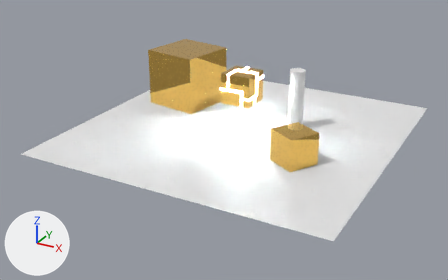
One commit to the Blender file Assets/scene1.blend: the scene before it, then after it.
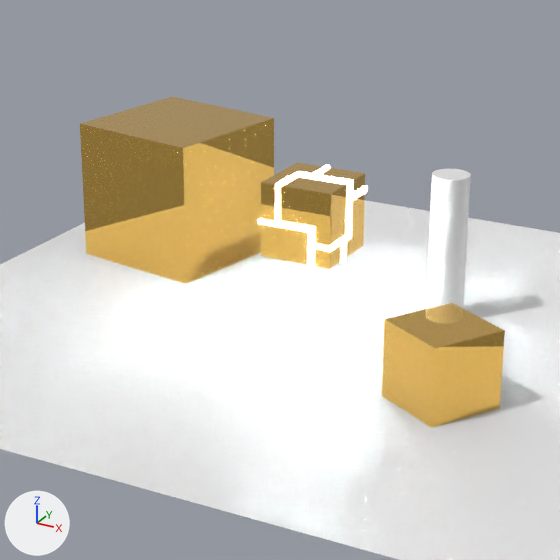
There are two pictures of each version: one whole from a 50 mm camera at (17.4, -34.1, 16.0) aimed at (-0.5, -1.5, -0.3), one close up on the part from 26% to 76% of the width and 0% to 81% of the height. The lights are fixed; the arrows at lower left show +X, +Y and +Z.

Names of what the first close-up shows: 'Floor', 'Gold Cube', 'Gold Cube.001', 'Gold Cube.002', 'Neon', 'Pillar'.
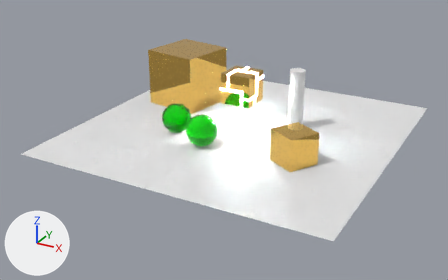
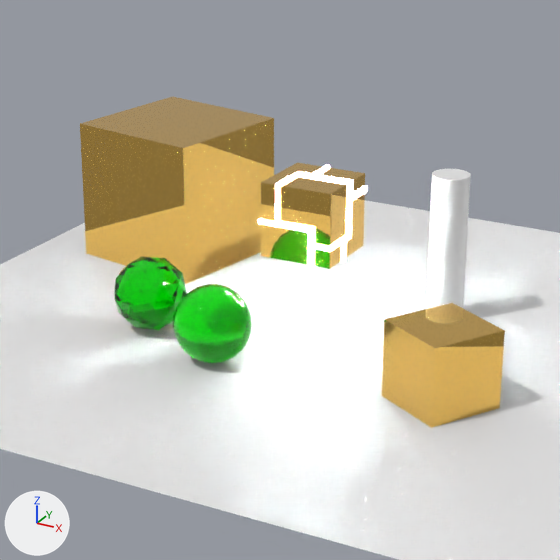
Where the change shows, as pixel boxes (x1, y1, x2, y2) in the close-ups (560 x 560 px):
'Icosphere', added: after (173, 284, 252, 363)
'Emerald', added: after (114, 256, 187, 330)

Diff of the bpy script that builds the scene:
```diff
--- a/Assets/scene1.blend.py
+++ b/Assets/scene1.blend.py
@@ mat_emerald @@
+mat_emerald = bpy.data.materials.new('Emerald')
+# colours: green #00e703
+# uses the picture img_gold_scuffed_roughness_png_001
@@ me_icosphere_002 @@
+me_icosphere_002.from_pydata(...)  # an icosphere of 320 faces spanning x -1.0..1.0, y -1.0..1.0, z -1.0..1.0
+me_icosphere_002.polygons.foreach_set('use_smooth', [True] * 320)
+me_icosphere_002.materials.append(mat_emerald)
@@ me_icosphere_001 @@
+me_icosphere_001.from_pydata(...)  # an icosphere of 80 faces spanning x -0.95..0.95, y -1.0..1.0, z -1.0..1.0
+me_icosphere_001.materials.append(mat_emerald)
@@ ob_icosphere @@
+ob_icosphere = bpy.data.objects.new('Icosphere', me_icosphere_002)
+ob_icosphere.location = (-1.0, -3.5, 1.0)
@@ ob_emerald @@
+ob_emerald = bpy.data.objects.new('Emerald', me_icosphere_001)
+ob_emerald.location = (-3.5, -2.5, 1.0)
```
